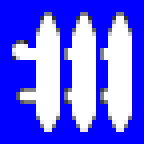
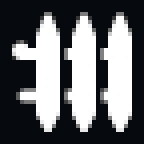
The second 144 × 144 image is a revision of the first. Changes to its layers:
painted on "Layer 1" over [0, 0, 144, 144]
